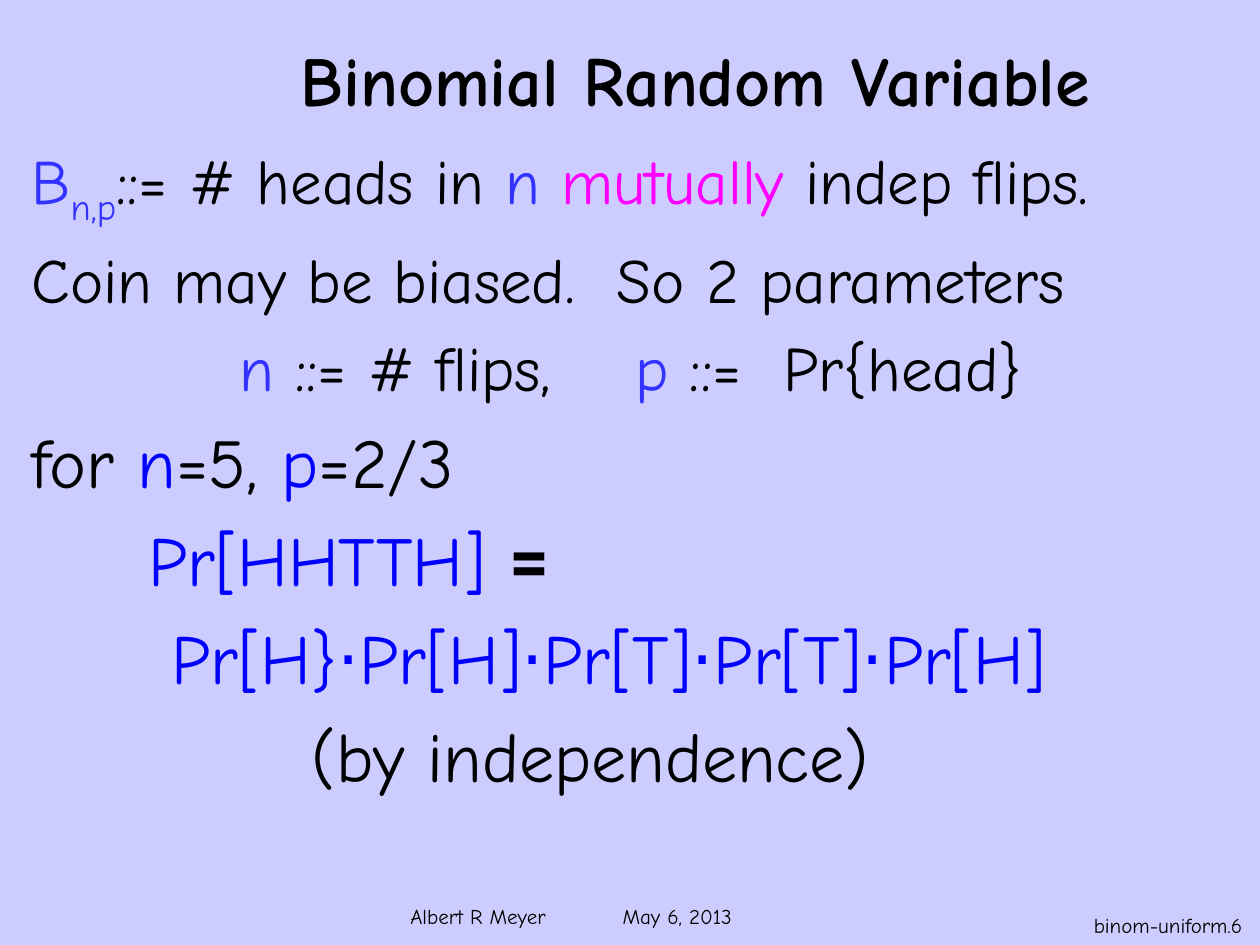
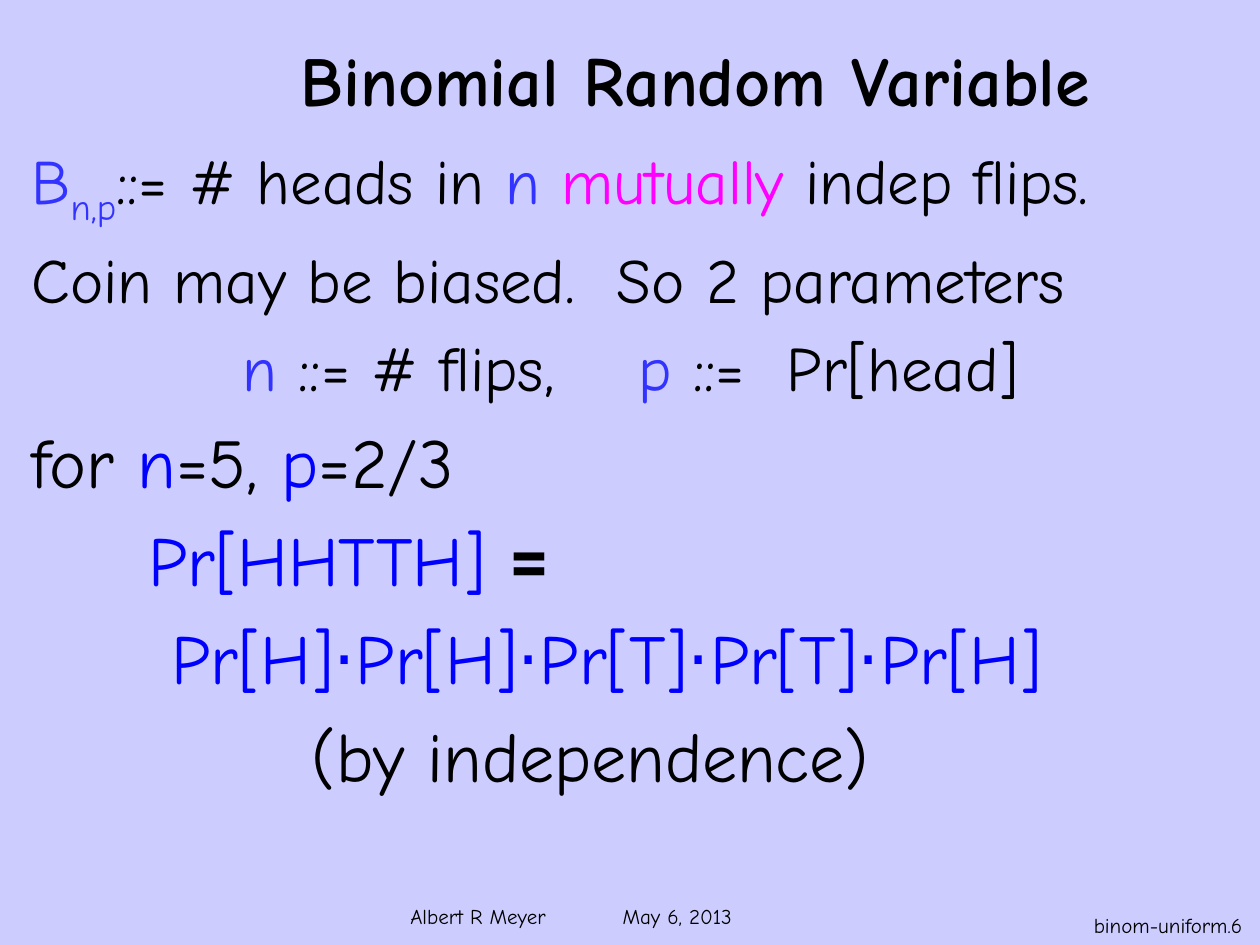
Before and after one commit to armeyer/mcs_web, a slide deck: slide 6 of spring13/slides13/ranvar-binomial.pptx. Drawn at 1260x945 pixels with LibreOffice and Linux fonts; fonts in the diff are those of the drawing; background and template pictures are left out. Boxes give left, top, right and bottom in pixels: in the first picture for what was removed or moved away, otherwise in the second. Text is boxed around its words. In the diff, an @@ line names an element or a change of style, - is before the commit and + after.

```diff
--- a/spring13/slides13/ranvar-binomial.pptx
+++ b/spring13/slides13/ranvar-binomial.pptx
@@ text at (243,341,1019,404): text changed @@
-n ::= # flips, p ::= Pr{head}
+n ::= # flips, p ::= Pr[head]
@@ text at (172,628,1042,693): text changed @@
-Pr[H}⋅Pr[H]⋅Pr[T]⋅Pr[T]⋅Pr[H]
+Pr[H]⋅Pr[H]⋅Pr[T]⋅Pr[T]⋅Pr[H]
```
Also in this commit, not shown: 4 other slides changed, 1 slide added, 6 other files.
